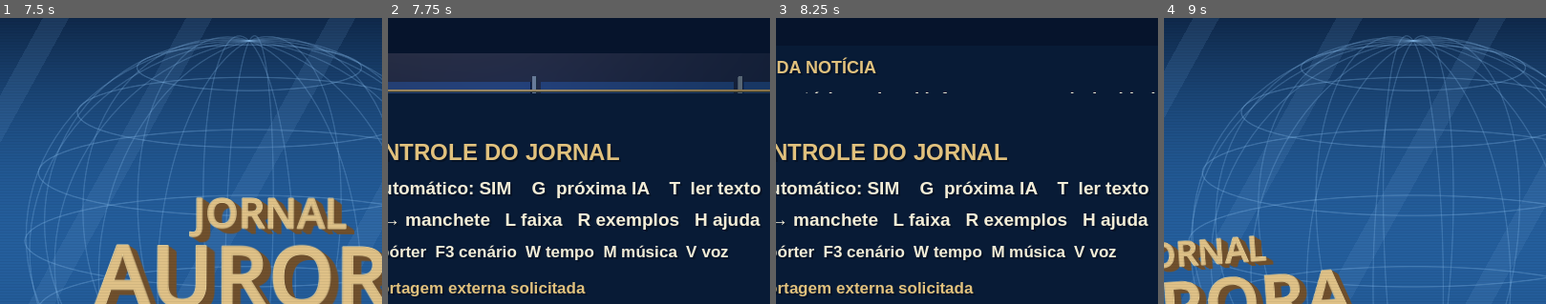
Above: before the commit, frames 1-4 (left to right).
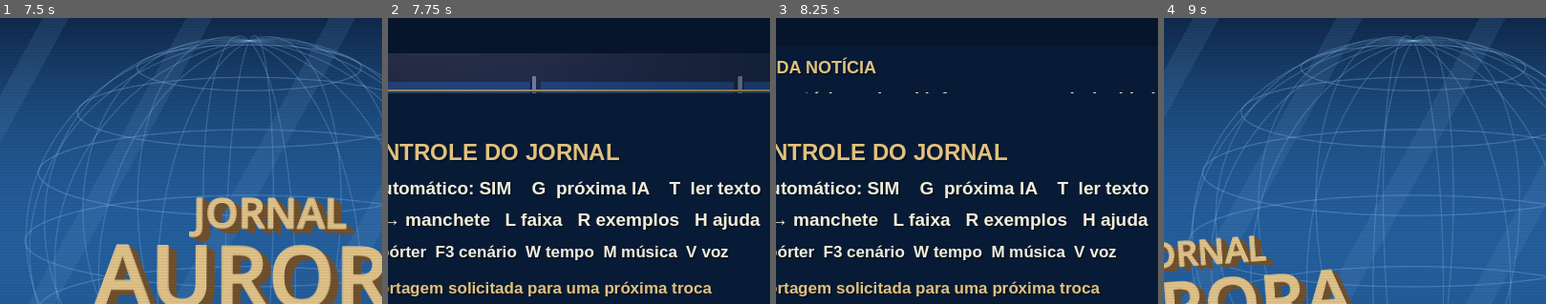
Above: after the commit, the same moments.

Repository: violetcitygarden/canal-aurora
Game: Godot game, scene res://news.tscn
Same seed, same stepped clock (60 frames per second), same inputs: the game is played once before the commit and once after it. Sound files missing from this copy of the repository are replaced by a short silence.
Inputs:
- Up to frame 1 (7.5 s): tap Enter at 0.5 s; hold Right 0.53-1.28 s; tap E at 0.6, 2.3, 2.85, 4.55, 6.8 s; tap Space at 0.77, 1.07, 1.52, 1.82, 3.02, 3.32, 3.77, 4.07, 4.52, 4.82, 6.02, 6.32, 6.77, 7.07 s; tap G at 0.8, 1.35, 3.05, 3.6, 5.3 s; hold Down 1.28-2.03 s; tap R at 1.55, 2.1, 3.8, 4.35, 6.05 s; hold Right 2.03-2.78 s; hold W 2.78-3.53 s; hold Left 3.53-5.03 s; hold Down 5.03-5.78 s; tap P at 5.1 s; hold Right 5.78-6.53 s; tap C at 5.85 s; hold W 6.53-7.28 s; tap H at 6.6 s; hold Right from 7.28 s (still down); tap M at 7.35 s
- Up to frame 2 (7.75 s): keep holding Right; tap Space at 7.52 s; tap G at 7.55 s
- Up to frame 3 (8.25 s): tap Space at 7.82 s; release Right at 8.03 s; hold Down from 8.03 s (still down); tap T at 8.1 s
- Up to frame 4 (9 s): tap R at 8.3 s; release Down at 8.78 s; hold Left from 8.78 s (still down); tap L at 8.85 s
The pictures show only the part of the screen within x 17-67%, y 9-59%; the shares and areas given below are measured in that part.

Frame 1 is identical in both runs. In frame 2, 1.5% of the frame differs, in the area x 15-85%, y 92-98%; in frame 3, 1.5%; in frame 4, nothing differs.

Commit message:
Fix broadcast scheduling, respect narration and return reporter to studio

Diff:
--- a/news_feed.gd
+++ b/news_feed.gd
@@ -11,6 +11,11 @@
 var failures := 0
 var enabled := true
 var serial := 0
+var studio_since_reporter := 0
+var news_since_weather := 0
+var return_to_studio := false
+var aired: Dictionary = {}
+var reserved_kind := ""
 var reporter_requested := false
 var reporter_location := 0
 var weather_requested := false
@@ -36,38 +41,74 @@
 	weather_requested = "--test-weather" in OS.get_cmdline_user_args() or "--start-weather" in OS.get_cmdline_user_args()
 	next_weather_at = randi_range(12, 22)
 
+func has_kind(kind: String) -> bool:
+	if reserved_kind == kind:
+		return true
+	if not phase.is_empty() and draft.get("kind", "studio") == kind:
+		return true
+	for story in queue:
+		if story.get("kind", "studio") == kind:
+			return true
+	return false
+
 func request_reporter() -> void:
 	reporter_requested = true
-	status = "Reportagem externa solicitada"
+	status = "Reportagem solicitada para uma próxima troca"
 
 func request_weather() -> void:
-	# Keep the request pending if a news or speech job is already running.
-	if not phase.is_empty() and draft.get("kind", "") == "weather":
-		return
-	for i in range(queue.size()):
-		if queue[i].get("kind", "") == "weather":
-			var ready_weather: Dictionary = queue[i]
-			queue.remove_at(i)
-			queue.push_front(ready_weather)
-			status = "Previsão pronta para a próxima troca"
+	weather_requested = true
+	status = "Previsão solicitada para uma próxima troca"
+
+func desired_kind() -> String:
+	if return_to_studio:
+		return "studio"
+	if weather_requested or news_since_weather >= next_weather_at:
+		return "weather"
+	if reporter_requested or studio_since_reporter >= 5:
+		return "reporter"
+	return "studio"
+
+func story_aired(story: Dictionary) -> void:
+	reserved_kind = ""
+	var kind: String = story.get("kind", "studio")
+	return_to_studio = kind == "reporter"
+	# Count a generated item once, only when its scene reaches the screen.
+	var id := int(story.get("broadcast_id", -1))
+	if id < 0 or aired.has(id):
+		return
+	aired[id] = true
+	if kind == "weather":
+		weather_requested = false
+		news_since_weather = 0
+		next_weather_at = randi_range(12, 22)
+	else:
+		news_since_weather += 1
+		if kind == "reporter":
+			reporter_requested = false
+			studio_since_reporter = 0
+			reporter_location = (int(story.get("location", 0)) + 1) % 3
+		else:
+			studio_since_reporter += 1
+
+func _process(_delta: float) -> void:
+	if enabled and phase.is_empty() and Time.get_ticks_msec() >= retry_at:
+		generate()
+
+func generate() -> void:
+	if not enabled or not phase.is_empty():
+		return
+	var kind := desired_kind()
+	# A due segment may exceed the two-item lookahead, but is never duplicated.
+	if has_kind(kind):
+		if queue.size() >= 2:
 			return
-	weather_requested = true
-	status = "Previsão solicitada; preparando próximo quadro"
-
-func _process(_delta: float) -> void:
-	if enabled and phase.is_empty() and (queue.size() < 2 or weather_requested or reporter_requested) and Time.get_ticks_msec() >= retry_at:
-		generate()
-
-func generate() -> void:
-	if not enabled or not phase.is_empty() or (queue.size() >= 2 and not weather_requested and not reporter_requested):
-		return
-	if weather_requested or serial >= next_weather_at:
-		var priority_weather := weather_requested
-		weather_requested = false
-		serial += 1
-		next_weather_at = serial + randi_range(12, 22)
+		kind = "studio"
+	elif kind == "studio" and queue.size() >= 2 and not return_to_studio:
+		return
+	serial += 1
+	if kind == "weather":
 		draft = preload("res://weather_segment.gd").create()
-		draft["priority"] = priority_weather
+		draft["broadcast_id"] = serial
 		draft["model"] = config.model
 		phase = "weather_body"
 		status = "BRD está escrevendo a previsão da Helena"
@@ -75,14 +116,10 @@
 		return
 	var topic: String = TOPICS.pick_random()
 	var anomaly: String = ANOMALIES.pick_random()
-	serial += 1
-	draft = {"editoria": "SANTA IRENE", "model": config.model, "pauta": topic, "anomalia": anomaly}
-	if reporter_requested or serial % 5 == 0:
-		reporter_requested = false
-		draft["kind"] = "reporter"
+	draft = {"kind": kind, "broadcast_id": serial, "editoria": "SANTA IRENE", "model": config.model, "pauta": topic, "anomalia": anomaly}
+	if kind == "reporter":
 		draft["location"] = reporter_location
 		draft["editoria"] = ["AO VIVO • CENTRO", "AO VIVO • CAMPO", "AO VIVO • MIRANTE"][reporter_location]
-		reporter_location = (reporter_location + 1) % 3
 	phase = "headline"
 	status = "Escrevendo manchete"
 	var prompt := "Pauta: %s. Acontecimento: %s. Invente os detalhes e escreva uma única manchete com até 12 palavras, tratando isso como rotina municipal. Apenas a manchete, sem introdução, aspas ou lista." % [topic, anomaly]
@@ -125,7 +162,7 @@
 		draft["done_reason"] = response.get("done_reason", "")
 		phase = "voice"
 		var is_weather: bool = draft.get("kind", "") == "weather"
-		status = "Thalita está preparando a previsão" if is_weather else "Cadu está preparando a leitura"
+		status = "Thalita está preparando a previsão" if is_weather else ("Jeff está preparando a reportagem" if draft.get("kind") == "reporter" else "Cadu está preparando a leitura")
 		var spoken_text := value
 		if not is_weather:
 			var headline: String = str(draft.manchete).strip_edges()
@@ -143,10 +180,7 @@
 	archive["audio_seconds"] = payload.get("audio_seconds", 0)
 	_archive(archive)
 	draft.merge(payload)
-	if draft.get("priority", false):
-		queue.push_front(draft.duplicate(true))
-	else:
-		queue.append(draft.duplicate(true))
+	queue.append(draft.duplicate(true))
 	phase = ""
 	failures = 0
 	status = "Quadro pronto com " + str(payload.get("voice", "voz indisponível"))
@@ -156,15 +190,17 @@
 		enabled = false
 
 func take() -> Dictionary:
-	if queue.is_empty():
-		return {}
-	return queue.pop_front()
+	var kind := desired_kind()
+	for i in range(queue.size()):
+		if queue[i].get("kind", "studio") == kind:
+			var story: Dictionary = queue[i]
+			queue.remove_at(i)
+			reserved_kind = kind
+			return story
+	# Hold the current scene while its required successor is being prepared.
+	return {}
 
 func _fail(message: String) -> void:
-	if draft.get("kind", "") == "reporter":
-		reporter_requested = true
-	if draft.get("kind", "") == "weather":
-		weather_requested = true
 	phase = ""
 	failures += 1
 	retry_at = Time.get_ticks_msec() + mini(120, 10 * failures) * 1000
--- a/news_overlay.gd
+++ b/news_overlay.gd
@@ -84,9 +84,8 @@
 	Narration.play_story(story)
 
 func _story_ready() -> void:
-	if received_first and not NewsFeed.queue.is_empty() and NewsFeed.queue[0].get("kind", "") == "weather":
-		_next_generated()
-	elif automatic and not received_first:
+	# New audio only makes a story available; it must never interrupt playback.
+	if automatic and not received_first and not Narration.player.playing:
 		_next_generated()
 
 func _next_generated() -> bool:
@@ -103,6 +102,8 @@
 	return true
 
 func _switch_story(next_index: int) -> void:
+	if NewsFeed.return_to_studio and items[next_index].get("kind", "studio") != "studio":
+		return
 	Narration.stop()
 	pre_read = -1
 	pending_index = next_index
@@ -113,6 +114,7 @@
 		if ident.active:
 			return
 		index = pending_index
+		NewsFeed.story_aired(items[index])
 		weather_panel.set_story(items[index])
 		reporter_panel.set_story(items[index])
 		if weather_panel.visible and not weather_audio.playing:
@@ -141,6 +143,7 @@
 			if item is Dictionary and item.get("manchete") is String and item.get("texto") is String:
 				valid.append(item)
 		if not valid.is_empty():
+			NewsFeed.reserved_kind = ""
 			pending_index = -1
 			pre_read = -1
 			awkward = false
--- /dev/null
+++ b/tests/broadcast_cycle.gd
@@ -0,0 +1,81 @@
+extends SceneTree
+# Run: godot --headless --path . --script res://tests/broadcast_cycle.gd -- --preview-reporter
+func _initialize() -> void:
+	call_deferred("run")
+func run() -> void:
+	var scene = load("res://news.tscn").instantiate()
+	root.add_child(scene)
+	await process_frame
+	var feed = root.get_node("NewsFeed")
+	var voice = root.get_node("Narration")
+	var overlay = scene.overlay
+	for auto in [true, false]:
+		overlay.preview_reporter(0)
+		var stream := AudioStreamWAV.new()
+		stream.mix_rate = 8000
+		stream.format = AudioStreamWAV.FORMAT_8_BITS
+		var pcm := PackedByteArray()
+		pcm.resize(80000)
+		pcm.fill(128)
+		stream.data = pcm
+		overlay.items[0]["_stream"] = stream
+		voice.play_story(overlay.items[0])
+		overlay.received_first = true
+		overlay.automatic = auto
+		feed.queue.clear()
+		feed.queue.append({"kind": "weather"})
+		overlay._story_ready()
+		assert(voice.player.playing)
+		assert(overlay.pending_index == -1)
+	print("READY_NEVER_INTERRUPTS_OK")
+	voice.stop()
+	overlay.automatic = false
+	feed.queue.clear()
+	feed.aired.clear()
+	feed.return_to_studio = false
+	feed.studio_since_reporter = 0
+	feed.news_since_weather = 0
+	feed.next_weather_at = 12
+	for i in range(5):
+		feed.story_aired({"broadcast_id": i, "kind": "studio"})
+	assert(feed.desired_kind() == "reporter")
+	feed.story_aired({"broadcast_id": 4, "kind": "studio"})
+	assert(feed.studio_since_reporter == 5 and feed.news_since_weather == 5)
+	feed.queue.append({"broadcast_id": 5, "kind": "reporter", "location": 0})
+	var reporter = feed.take()
+	assert(feed.has_kind("reporter"))
+	assert(feed.studio_since_reporter == 5)
+	feed.story_aired(reporter)
+	assert(feed.return_to_studio and feed.studio_since_reporter == 0)
+	feed.weather_requested = true
+	feed.queue.append({"broadcast_id": 6, "kind": "weather"})
+	assert(feed.take().is_empty())
+	feed.queue.append({"broadcast_id": 7, "kind": "studio"})
+	var studio = feed.take()
+	assert(studio.kind == "studio")
+	feed.story_aired(studio)
+	assert(not feed.return_to_studio)
+	assert(feed.take().kind == "weather")
+	assert(feed.news_since_weather == 7)
+	feed.story_aired({"broadcast_id": 6, "kind": "weather"})
+	assert(feed.news_since_weather == 0)
+	assert(feed.next_weather_at >= 12 and feed.next_weather_at <= 22)
+	assert(feed.studio_since_reporter == 1)
+	feed.draft = {"kind": "reporter"}
+	feed._fail("simulated generation failure")
+	assert(feed.studio_since_reporter == 1 and feed.news_since_weather == 0)
+	print("COUNTERS_RETRY_RESERVATION_AND_STUDIO_RETURN_OK")
+	# Verify the automatic handoff waits for the post-speech delay.
+	feed.return_to_studio = false
+	feed.weather_requested = true
+	feed.queue.clear()
+	feed.queue.append({"broadcast_id": 8, "kind": "weather", "manchete": "Tempo", "texto": "", "districts": [], "low": 10, "high": 20})
+	overlay.automatic = true
+	voice.silence = 1.9
+	overlay._process(0.01)
+	assert(overlay.pending_index == -1)
+	voice.silence = 2.1
+	overlay._process(0.01)
+	assert(overlay.pending_index >= 0)
+	print("POST_SPEECH_DELAY_OK")
+	quit()
Not shown, changed: README.md
